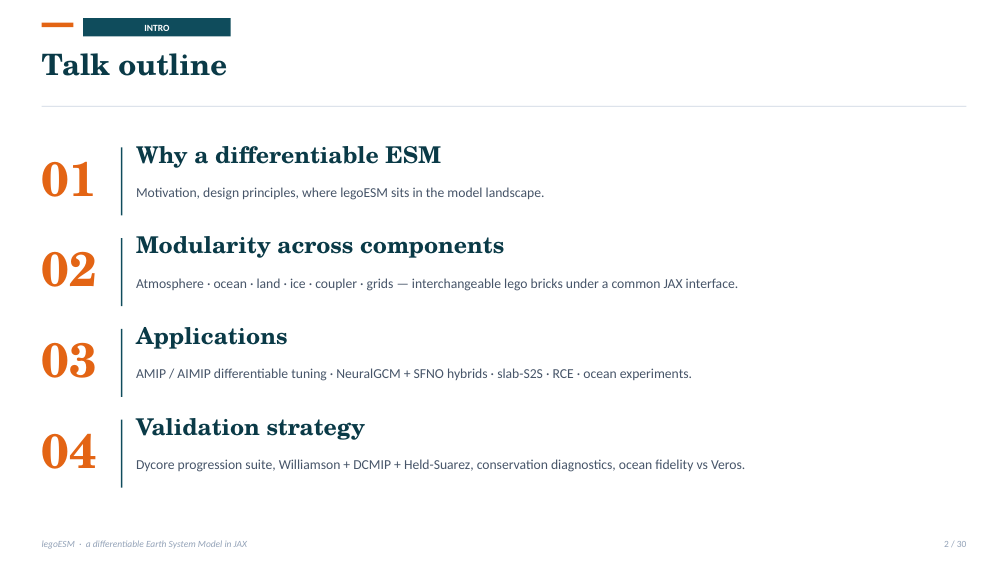
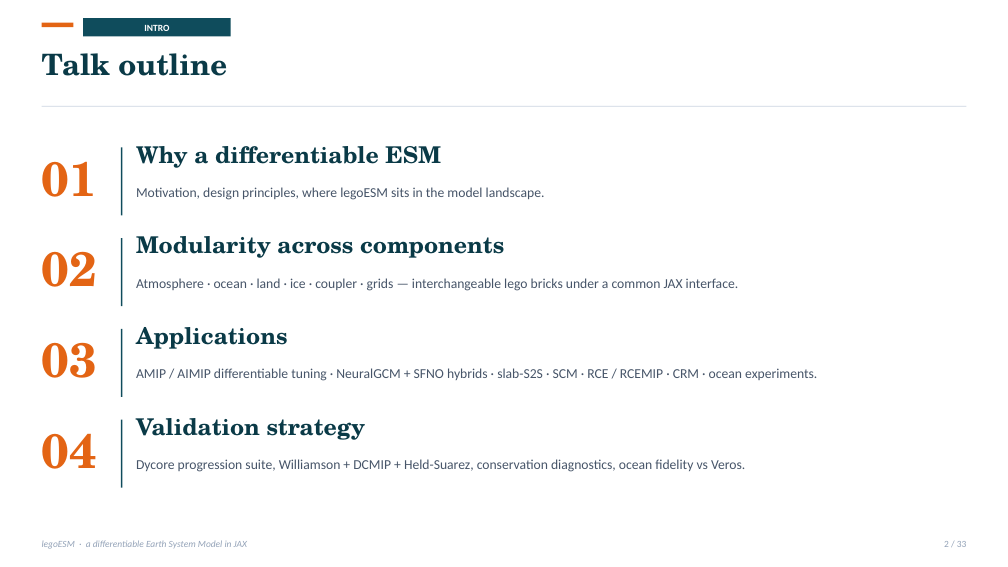
Before and after one commit to climate-federation/legoESM, a slide deck: slide 2 of legoESM_seminar.pptx. Drawn at 1008x567 pixels with LibreOffice and Linux fonts; fonts in the diff are those of the drawing. Boxes give left, top, right and bottom in pixels: in the first picture for what was removed or moved away, otherwise in the second. Text is boxed around its words. In the diff, an @@ line names an element or a change of style, - is before the commit and + after.

```diff
--- a/legoESM_seminar.pptx
+++ b/legoESM_seminar.pptx
@@ text at box(136, 368, 817, 381): text changed @@
-AMIP / AIMIP differentiable tuning · NeuralGCM + SFNO hybrids · slab-S2S · RCE · ocean experiments.
+AMIP / AIMIP differentiable tuning · NeuralGCM + SFNO hybrids · slab-S2S · SCM · RCE / RCEMIP · CRM · ocean experiments.
```
Also in this commit, not shown: 27 other slides changed, 3 slides added, 5 other files.
